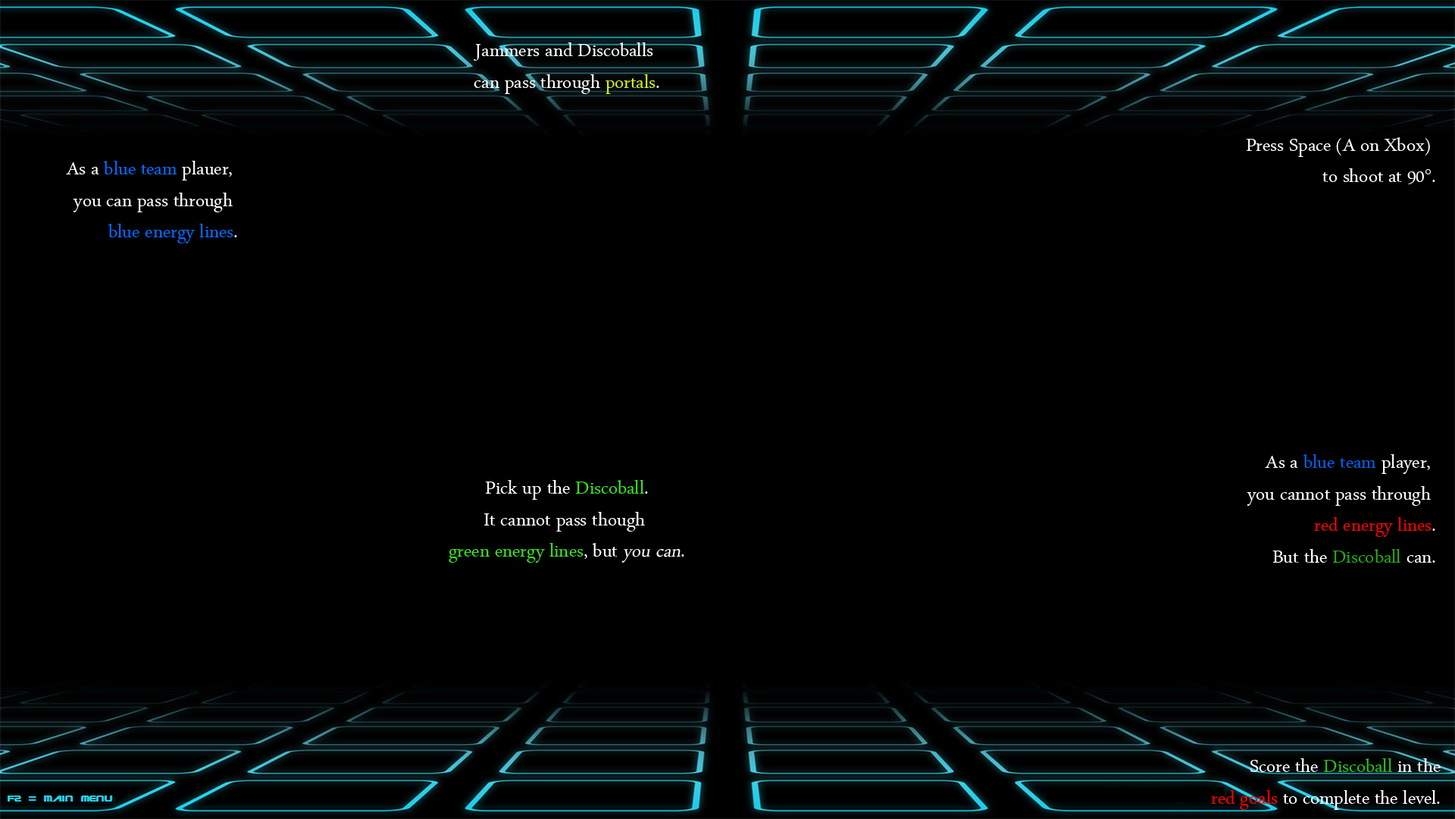
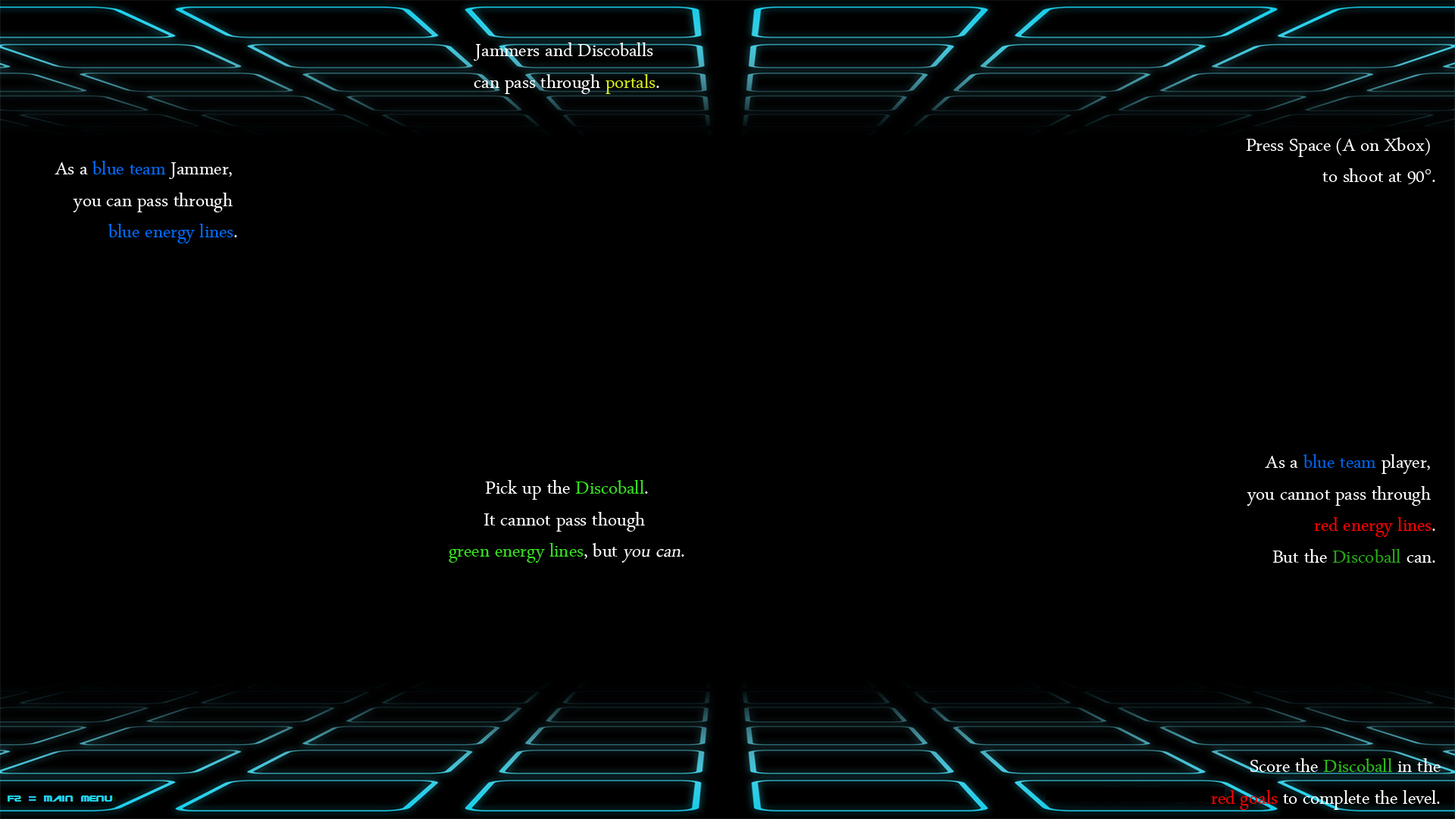
Layered file, before and after one edit (1455x819). Changes by layer:
renamed "As a blue team plauer, you can pass through blue energy lines" to "As a blue team Jammer, you can pass through blue energy lines", painted on it over <box>54,160,215,181</box>
